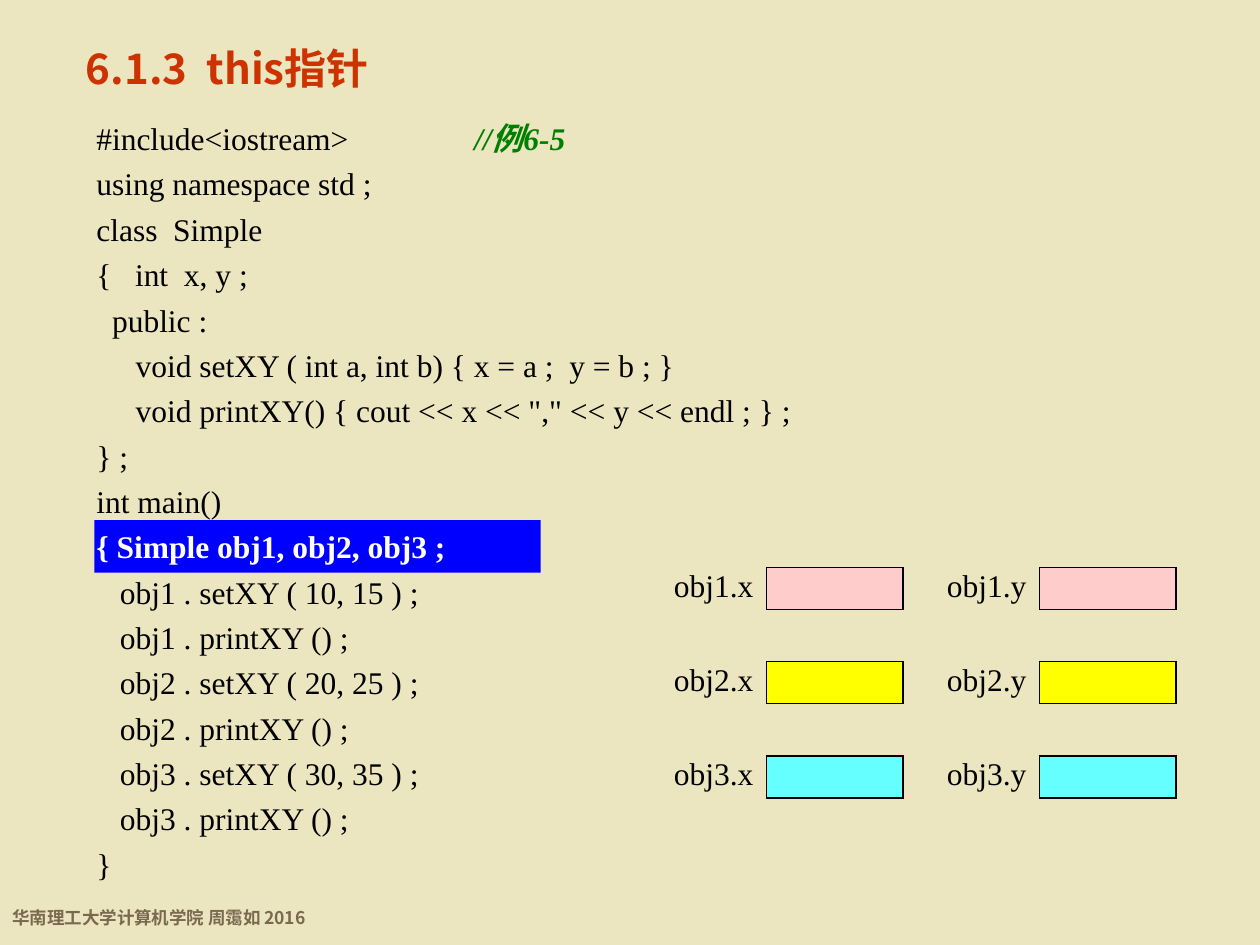
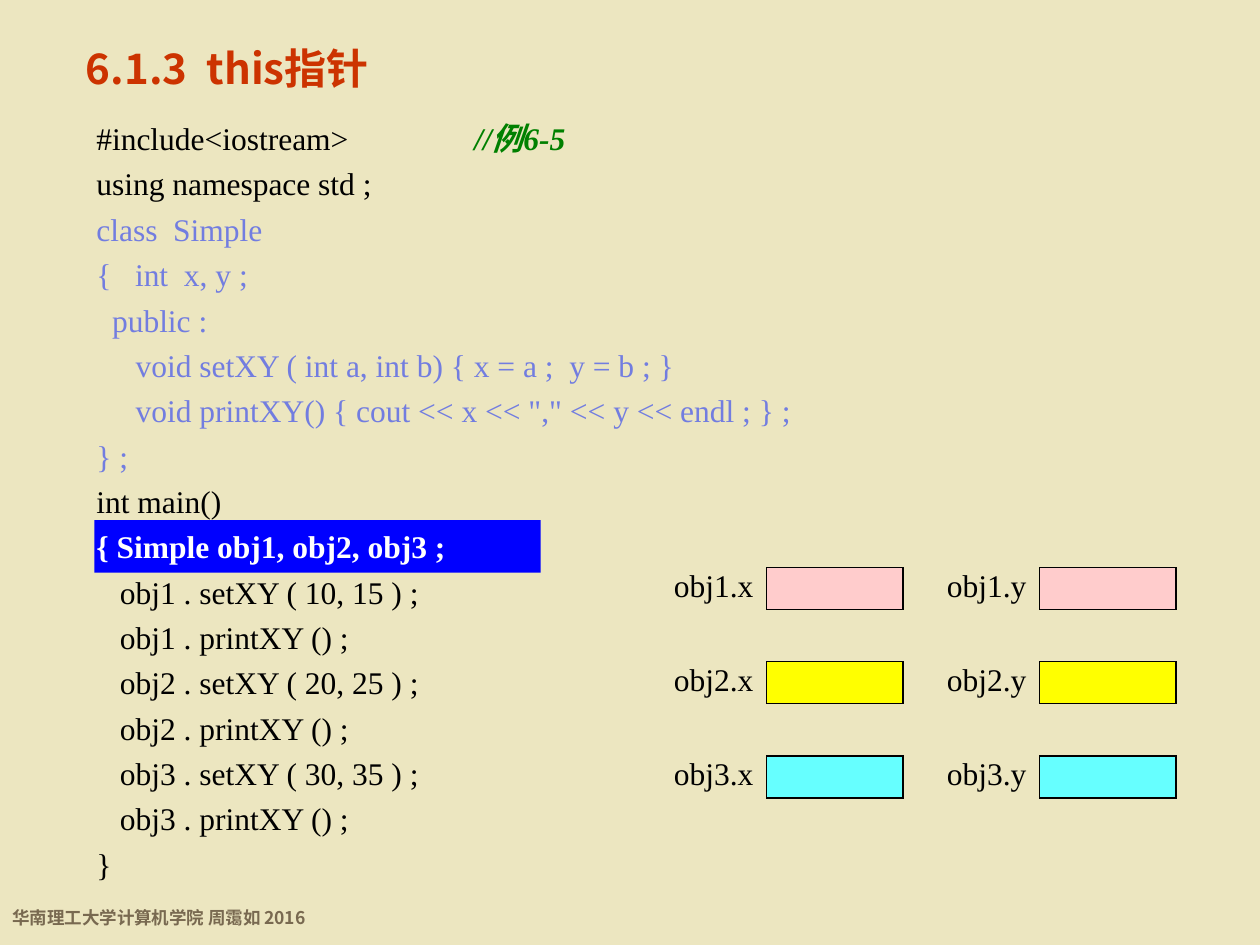
Before and after one commit to wwuhn/wwuhn.github.io, a slide deck: slide 36 of bookspcClassic/C++程序设计基础（第5版）周霭如/6-类与对象.pptx. Drawn at 1260x945 pixels with LibreOffice and Linux fonts; fonts in the diff are those of the drawing; background and template pictures are left out. Boxes give left, top, right and bottom in pixels: in the first picture for what was removed or moved away, otherwise in the second. Text is boxed around its words. In the diff, an @@ line names an element or a change of style, - is before the commit and + after.

```diff
--- a/bookspcClassic/C++程序设计基础（第5版）周霭如/6-类与对象.pptx
+++ b/bookspcClassic/C++程序设计基础（第5版）周霭如/6-类与对象.pptx
@@ text at bbox=[96, 219, 734, 429]: text colour #000000 to #727DE0 in "class Simple", "{ int x, y ;", "public :", "void setXY ( int a, int b) ..." and 2 more places @@
```
Also in this commit, not shown: 15 other slides changed.
